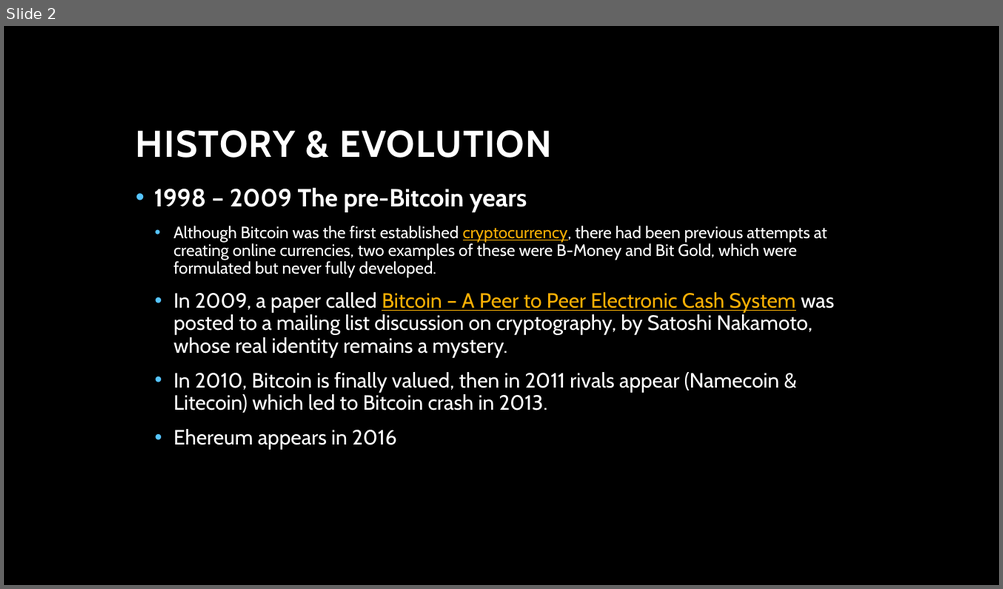
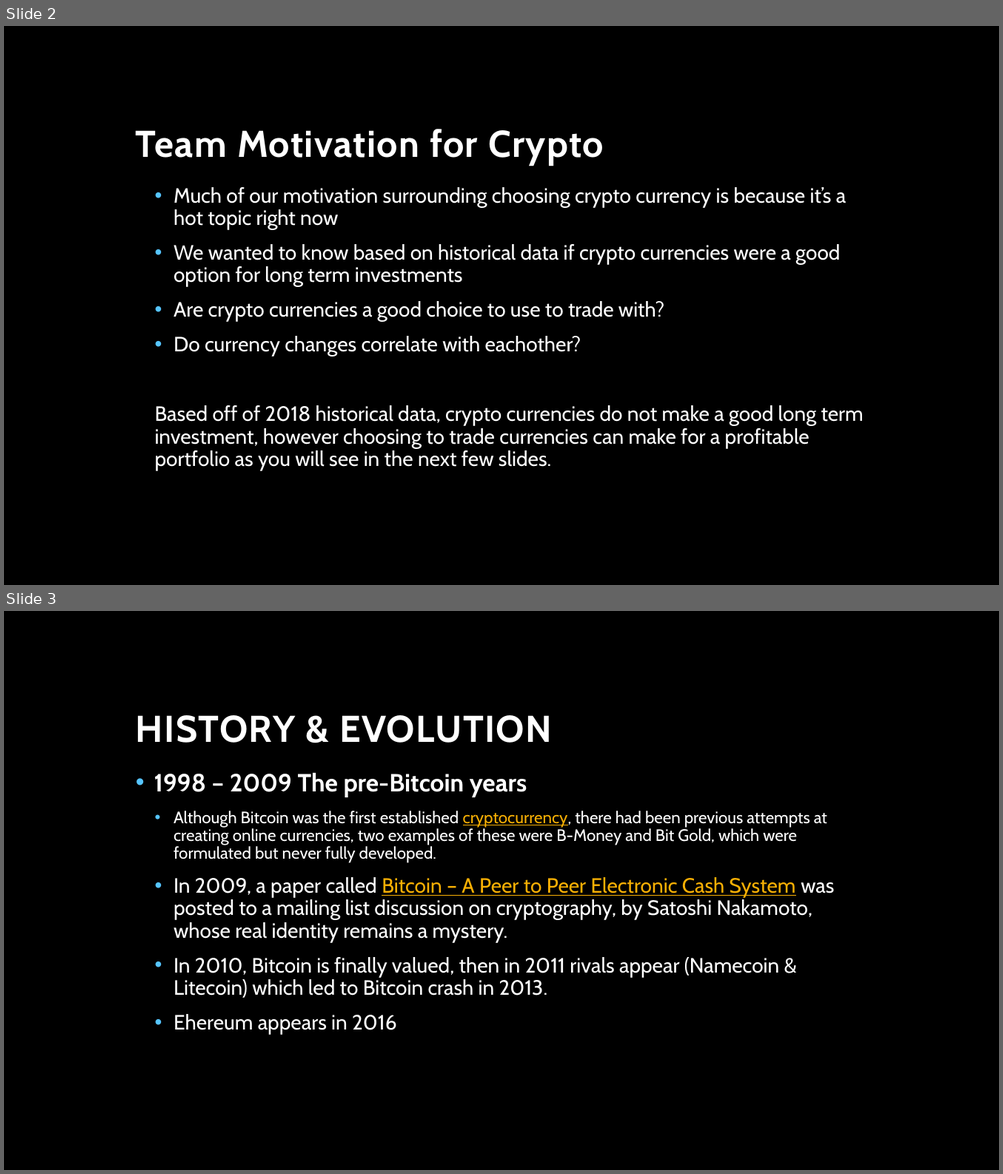
Before and after one commit to ascott4680/Project_01, a slide deck: Scott Slide.pptx. Shown one above the other, each under a label of ours: slide 2 before the commit, slides 2 and 3 after it. The pictures are 1003x589 and 1003x1174 pixels, drawn with LibreOffice and Linux fonts; fonts in the diff are those of the drawing; background and template pictures are left out. Boxes give left, top, right and bottom in pixels: in the first picture for what was removed or moved away, otherwise in the second. Text is boxed around its words. In the diff, an @@ line names an element or a change of style, - is before the commit and + after.

```diff
--- a/Scott Slide.pptx
+++ b/Scott Slide.pptx
@@ slide 2 added at (x1=4, y1=26, x2=999, y2=585), background picture (left out) @@
@@ title added at (x1=136, y1=129, x2=603, y2=165), 36 pt, text #FFFFFF, bold @@
+Team Motivation for Crypto
@@ text added at (x1=155, y1=187, x2=863, y2=471), 20 pt, text #FFFFFF @@
+  • Much of our motivation surrounding choosing crypto currency is because it’s a hot topic right now
+  • We wanted to know based on historical data if crypto currencies were a good option for long term investments
+  • Are crypto currencies a good choice to use to trade with?
+  • Do currency changes correlate with eachother?
+  Based off of 2018 historical data, crypto currencies do not make a good long term investment, however choosing to trade currencies can make for a profitable portfolio as you will see in the next few slides.
@@ what was slide 2 is now slide 3 @@
```
Also in this commit, not shown: 3 slides changed, 3 other slides added, 1 slide removed.
